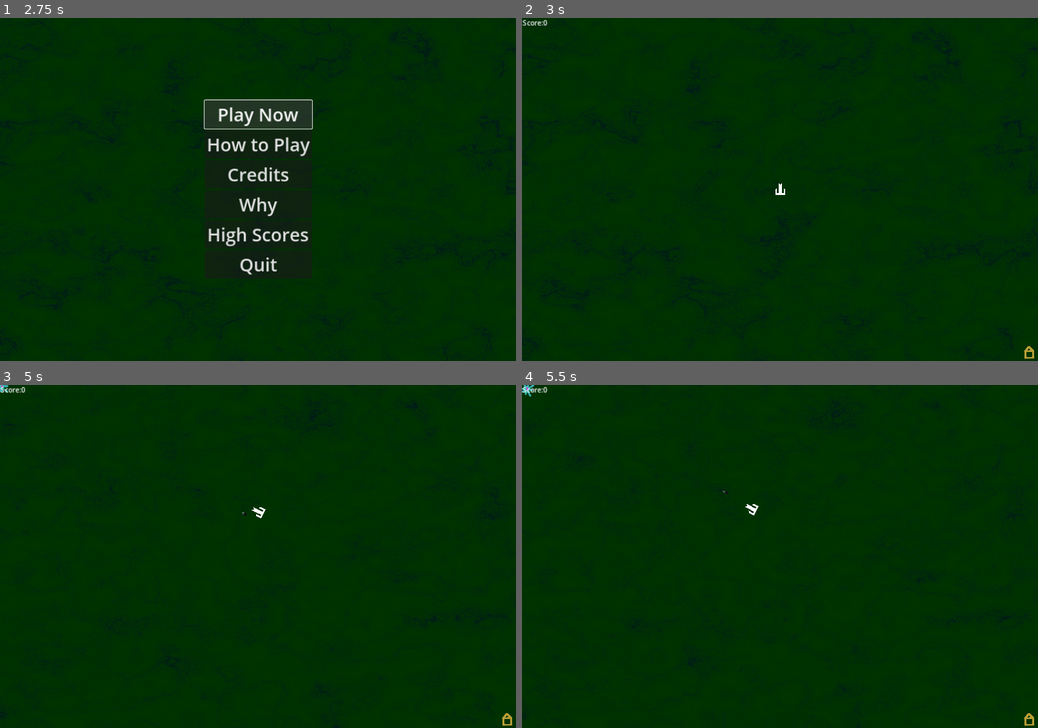
Above: before the commit, frames 1-4 (two rows, left to right).
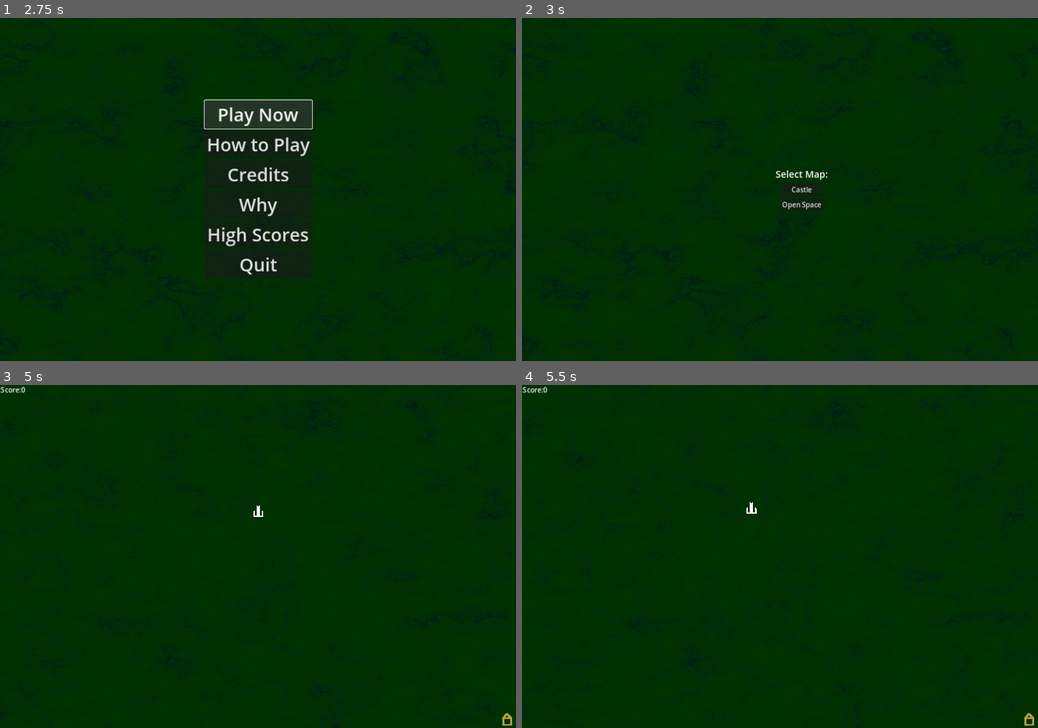
Above: after the commit, the same moments.

Repository: Habidakus/turrim-caelum
Game: Godot game, scene res://Scenes/main.tscn
Same seed, same stepped clock (60 frames per second), same inputs: the game is played once before the commit and once after it. The engine's default icon, where the game draws it, is replaced by a stand-in: a white triangle on a blue panel in a dark square.
Inputs (mouse positions are in pixels of both pictures, inside the frame that each line leads up to):
- Up to frame 1 (2.75 s): tap Enter (pause) at 0.5, 2 s; move the mouse to (371, 172) at 0.52 s; hold D (move_right) 0.53-1.28 s; click (371, 172) at 0.67 s; tap Space at 1.25 s; move the mouse to (154, 206) at 1.27 s; hold S (move_down) 1.28-2.03 s; move the mouse to (309, 114) at 2.02 s; hold D (move_right) from 2.03 s (still down)
- Up to frame 2 (3 s): release D (move_right) at 2.75 s; click "Play Now" at 2.75 s
- Up to frame 3 (5 s): click (278, 556) at 3.5 s, where only the run after the commit has a clickable "Castle"; tap Space at 4.25 s; move the mouse to (232, 625) at 4.27 s; hold W (move_up) from 4.28 s (still down); click (232, 625) at 4.42 s
- Up to frame 4 (5.5 s): move the mouse to (934, 607) at 5.02 s; release W (move_up) at 5.03 s; hold A (move_left) from 5.03 s (still down)

Frame 1 is identical in both runs. In frame 2, 0.4% of the frame differs, in the area x 0-100%, y 0-100%; in frame 3, less than 0.1%; in frame 4, less than 0.1%.

Commit message:
Added map selection screen

Diff:
--- a/Scenes/hud.tscn
+++ b/Scenes/hud.tscn
@@ -399,6 +399,43 @@
 fit_content = true
 
 [node name="Bottom_Space" type="RichTextLabel" parent="ShowPage_Why"]
+layout_mode = 2
+size_flags_vertical = 3
+theme_override_font_sizes/normal_font_size = 26
+theme_override_font_sizes/bold_font_size = 22
+bbcode_enabled = true
+fit_content = true
+
+[node name="MapSelection" type="VBoxContainer" parent="."]
+visible = false
+anchors_preset = 15
+anchor_right = 1.0
+anchor_bottom = 1.0
+offset_left = 100.0
+grow_horizontal = 2
+grow_vertical = 2
+
+[node name="Top_Space" type="RichTextLabel" parent="MapSelection"]
+layout_mode = 2
+size_flags_vertical = 3
+theme_override_font_sizes/normal_font_size = 26
+theme_override_font_sizes/bold_font_size = 22
+bbcode_enabled = true
+fit_content = true
+
+[node name="Text" type="RichTextLabel" parent="MapSelection"]
+layout_mode = 2
+theme_override_font_sizes/normal_font_size = 22
+theme_override_font_sizes/bold_font_size = 22
+bbcode_enabled = true
+text = "[center]Select Map:[/center]"
+fit_content = true
+
+[node name="MapButtons" type="VBoxContainer" parent="MapSelection"]
+layout_mode = 2
+size_flags_horizontal = 4
+
+[node name="Bottom_Space" type="RichTextLabel" parent="MapSelection"]
 layout_mode = 2
 size_flags_vertical = 3
 theme_override_font_sizes/normal_font_size = 26
--- a/Scenes/main.tscn
+++ b/Scenes/main.tscn
@@ -13,6 +13,7 @@
 [ext_resource type="Script" path="res://Scripts/GameState/GameState_StartUp.gd" id="10_sk2ud"]
 [ext_resource type="Script" path="res://Scripts/GameState/GameState_MainMenu.gd" id="11_qjgcc"]
 [ext_resource type="Script" path="res://Scripts/GameState/GameState_Playing_Action.gd" id="12_1sd5n"]
+[ext_resource type="Script" path="res://Scripts/GameState/GameState_Playing_MapSelection.gd" id="12_pw767"]
 [ext_resource type="Script" path="res://Scripts/GameState/GameState_Playing_CardSelection.gd" id="13_3oitj"]
 [ext_resource type="Script" path="res://Scripts/GameState/GameState_Playing_GameOver.gd" id="14_sx1bj"]
 [ext_resource type="Script" path="res://Scripts/GameState/GameState_ShowPage_HowToPlay.gd" id="15_j06ph"]
@@ -77,6 +78,9 @@
 [node name="MainMenu" type="Node" parent="GameStateMachine"]
 script = ExtResource("11_qjgcc")
 
+[node name="Playing_MapSelection" type="Node" parent="GameStateMachine"]
+script = ExtResource("12_pw767")
+
 [node name="Playing_Action" type="Node" parent="GameStateMachine"]
 script = ExtResource("12_1sd5n")
 
--- a/Scripts/GameState/GameState_Playing_GameOver.gd
+++ b/Scripts/GameState/GameState_Playing_GameOver.gd
@@ -1,14 +1,16 @@
 extends GameState
 
 var timerExpired : bool = false
+
+func _ready():
+	$Timer.timeout.connect(_on_timer_timeout)
+	$Timer.wait_time = 2
 
 func enter_state():
 	get_tree().paused = true
 	timerExpired = false
 	%HUD.show_game_over(false)
 	%HUD.get_parent().game_over()
-	$Timer.timeout.connect(_on_timer_timeout)
-	$Timer.wait_time = 2
 	$Timer.start()
 
 func exit_state():
--- /dev/null
+++ b/Scripts/GameState/GameState_Playing_MapSelection.gd
@@ -0,0 +1,19 @@
+extends GameState
+
+var selectedMap : Map = null
+
+func enter_state():
+	selectedMap = null
+	var mapsNode = %HUD.get_parent().find_child("Maps")
+	%HUD.show_map_selection(mapsNode.get_children())
+
+func exit_state():
+	%HUD.hide_map_selection()
+
+func on_map_selected():
+	if selectedMap != null:
+		%GameStateMachine.switch_state("Playing_Action")
+		# Note that we don't currently put this call to the start_game() function
+		# in the Playing_Action enter() function because that's also called when
+		# switching back form picking cards. #TODO: can be better
+		%HUD.get_parent().start_game(selectedMap)
--- /dev/null
+++ b/Scripts/MapButton.gd
@@ -0,0 +1,13 @@
+extends Button
+
+var map : Map = null
+var mainNode = null
+
+func set_map(_map : Map, _mainNode):
+	map = _map
+	mainNode = _mainNode
+	text = map.get_map_name()
+	connect("pressed", _on_pressed)
+
+func _on_pressed():
+	mainNode.set_map(map)
--- a/Scripts/hud.gd
+++ b/Scripts/hud.gd
@@ -1,6 +1,7 @@
 extends CanvasLayer
 
 @export var card_template_scene: PackedScene
+var mapButton = load("res://Scripts/MapButton.gd")
 
 var activeCard = null
 
@@ -46,6 +47,7 @@
 	$MoneyLabel.hide()
 	$HighScoreList.hide()
 	$ShowPage_Why.hide()
+	$MapSelection.hide()
 
 func select_card(dir: int):
 	if dir == 0: # card was clicked on
@@ -191,11 +193,7 @@
 		populate_high_score_entry(str(hscore), hname)
 
 func _on_menu_play_game_pressed():
-	%GameStateMachine.switch_state("Playing_Action")
-	# Note that we don't currently put this call to the start_game() function in
-	# the Playing_Action enter() function because that's also called when
-	# switching back form picking cards. #TODO: can be better
-	%HUD.get_parent().start_game()
+	%GameStateMachine.switch_state("Playing_MapSelection")
 
 func _on_menu_how_to_play_pressed():
 	%GameStateMachine.switch_state("ShowPage_HowToPlay")
@@ -287,3 +285,16 @@
 
 func hide_page_why():
 	$ShowPage_Why.hide()
+
+func show_map_selection(maps):
+	$MapSelection.show()
+	for child in $MapSelection/MapButtons.get_children():
+		$MapSelection/MapButtons.remove_child(child)
+	for map : Map in maps:
+		var button = mapButton.new()
+		button.alignment = HORIZONTAL_ALIGNMENT_CENTER
+		button.set_map(map, get_parent())
+		$MapSelection/MapButtons.add_child(button)
+
+func hide_map_selection():
+	$MapSelection.hide()
--- a/Scripts/main.gd
+++ b/Scripts/main.gd
@@ -115,6 +115,14 @@
 		if lateGameCards[card] == null:
 			print_debug("BAD LATE GAME CARD (#", card ,")")
 
+func set_map(_map : Map):
+	map = _map
+	%GameStateMachine.switch_state("Playing_Action")
+	# Note that we can't put the call to the start_game() function
+	# in the Playing_Action enter() function because that's also
+	# called when switching back form picking cards.
+	start_game()
+
 func start_game():
 	rng.seed = Time.get_ticks_msec()
 	money = 0
@@ -135,7 +143,6 @@
 	screen_size = player.get_viewport_rect().size
 	player.position = screen_size / 2.0
 
-	map = $Maps/Map_BasicCastle
 	map.start_game(rng)
 
 	$MobTimer.wait_time = secondsPerMonster
Not shown: 1 places in Scenes/main.tscn that only renumber resources
